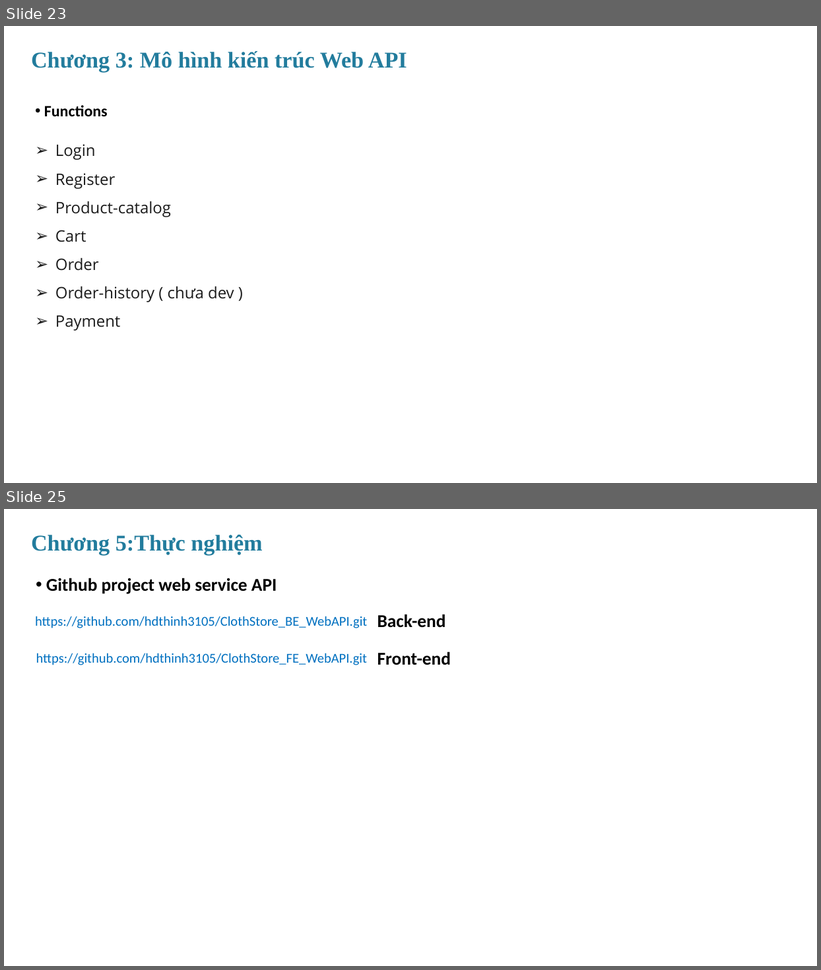
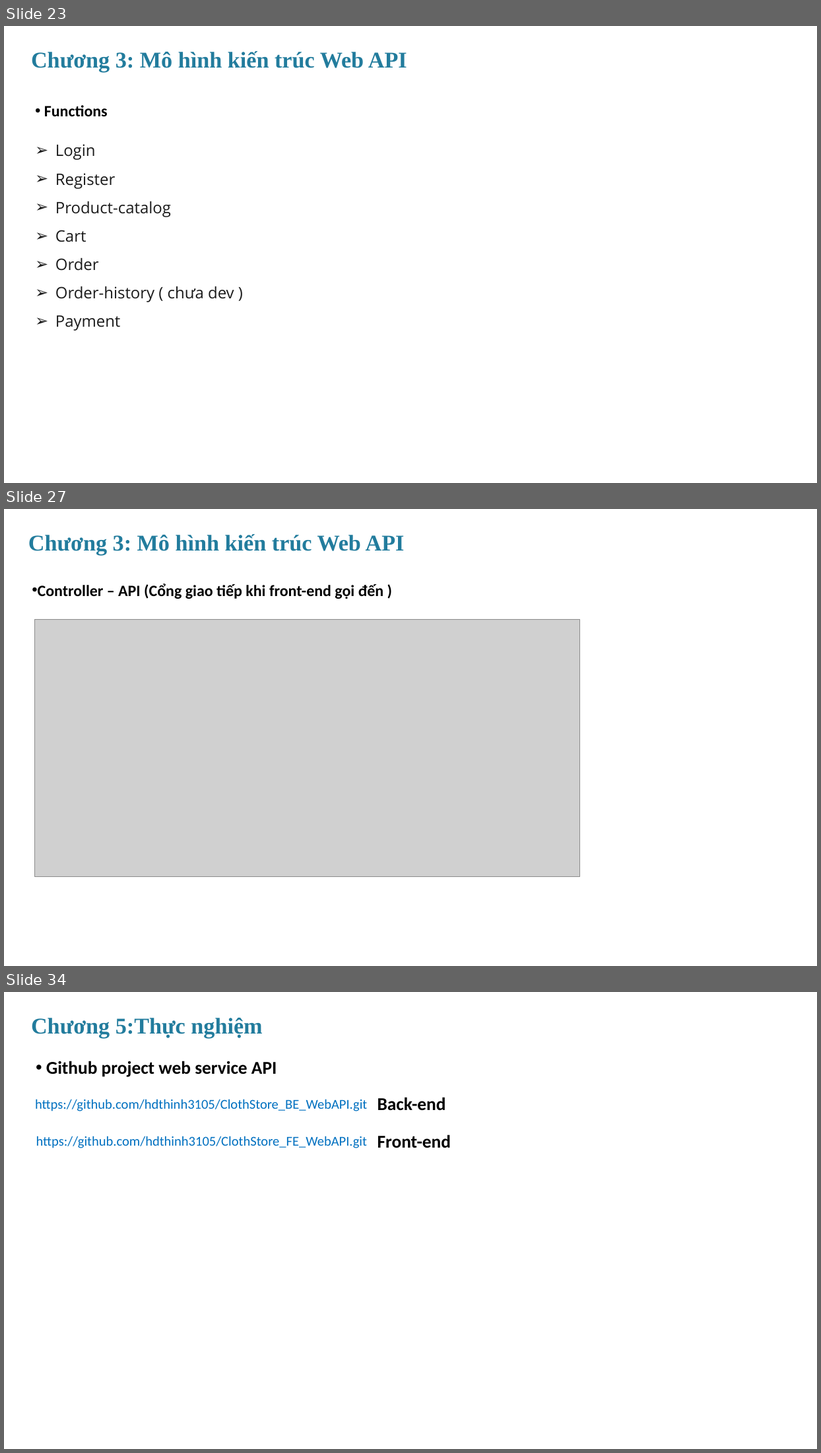
Before and after one commit to hdthinh3105/ClothStore_BE_MVC, a slide deck: document report/MVC_RestfulAPI.pptx. Shown one above the other, each under a label of ours: slides 23 and 25 before the commit, slides 23, 27 and 34 after it; the slides between them are not shown. The pictures are 821x970 and 821x1453 pixels, drawn with LibreOffice and Linux fonts; fonts in the diff are those of the drawing; grey boxes stand for pictures. Boxes give left, top, right and bottom in pixels: in the first picture for what was removed or moved away, otherwise in the second. Text is boxed around its words. In the diff, an @@ line names an element or a change of style, - is before the commit and + after.

```diff
--- a/document report/MVC_RestfulAPI.pptx
+++ b/document report/MVC_RestfulAPI.pptx
@@ slide 27 added at (4,509,817,966), background #FFFFFF @@
@@ text added at (28,534,405,555), 40 pt, text #227C9D, bold @@
+Chương 3: Mô hình kiến trúc Web API
@@ text added at (38,584,384,599), 28 pt, text #000000, bold @@
+• Controller – API (Cổng giao tiếp khi front-end gọi đến )
@@ picture added at (34,619,580,877) @@
@@ what was slide 25 is now slide 34 @@
```
Also in this commit, not shown: 2 slides changed, 8 other slides added, 1 other file.
